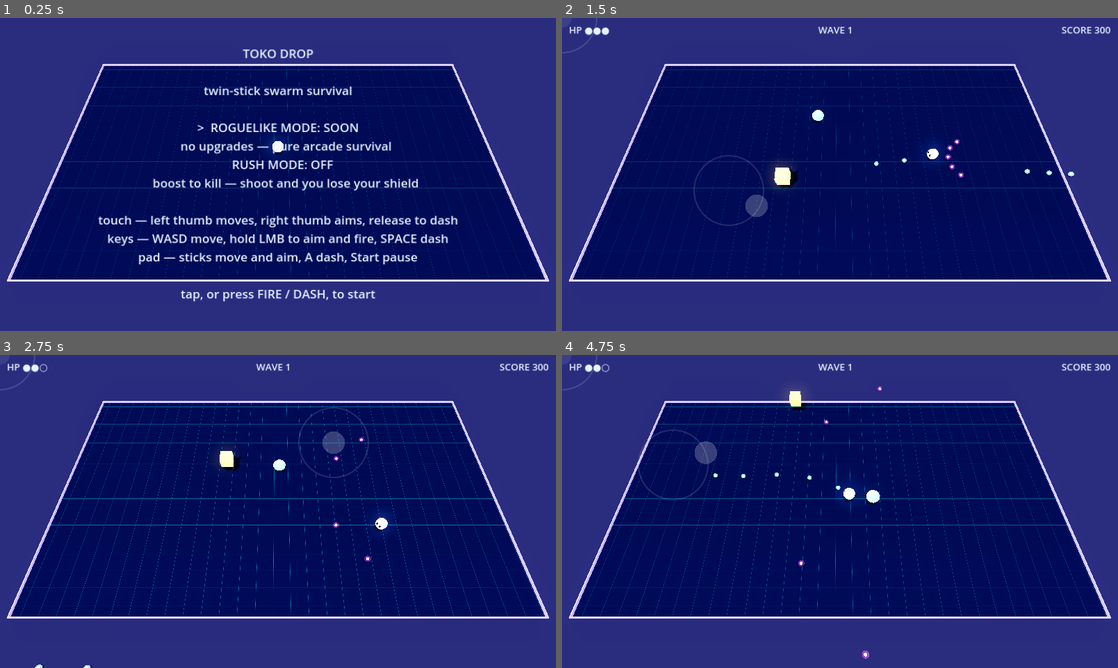
Above: before the commit, frames 1-4 (two rows, left to right).
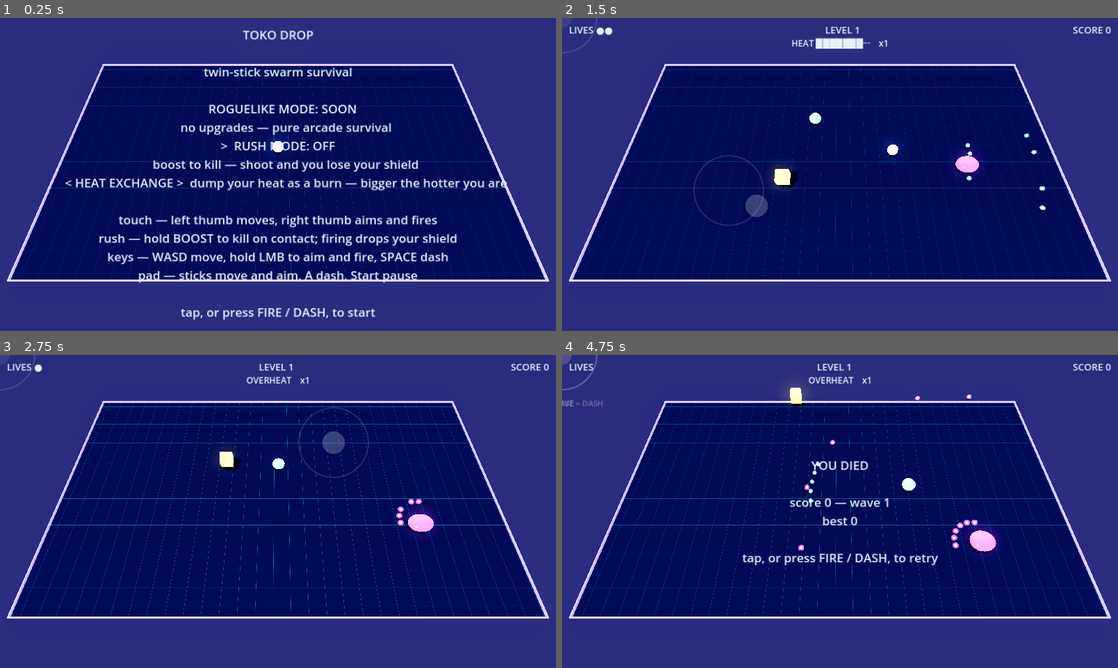
Above: after the commit, the same moments.

Repository: mbace1/toko-drop-godot
Game: Godot game, scene res://scenes/main.tscn
Same seed, same stepped clock (60 frames per second), same inputs: the game is played once before the commit and once after it.
Inputs (mouse positions are in pixels of both pictures, inside the frame that each line leads up to):
- Up to frame 1 (0.25 s): no input
- Up to frame 2 (1.5 s): tap Enter at 0.5 s; move the mouse to (962, 158) at 0.52 s; press the mouse at (962, 158) at 0.53 s; hold D (move_right) 0.53-1.25 s; tap Space (dash) at 0.6 s; release the mouse at (962, 158) at 1.25 s; drag from (728, 190) to (812, 237) at 1.27 s
- Up to frame 3 (2.75 s): move the mouse to (333, 442) at 2.02 s; press the mouse at (333, 442) at 2.03 s; hold D (move_right) from 2.03 s (still down); tap Space (dash) at 2.1 s
- Up to frame 4 (4.75 s): release D (move_right) at 2.75 s; release the mouse at (895, 442) at 2.75 s; drag from (812, 574) to (673, 464) at 2.77 s; move the mouse to (1006, 558) at 3.52 s; hold A (move_left) 3.53-4.25 s; hold Shift 3.53-4.25 s; click (1006, 558) at 3.8 s; drag from (673, 464) to (756, 433) at 4.27 s

The runs differ from the first frame. In frame 1, 11% of the frame differs, in the area x 11-92%, y 4-97%; in frame 2, 1.5%; in frame 3, 1.2%; in frame 4, 3.0%.

Commit message:
Rush Mode: all four abilities, and levels that drive composition
The ability layer is the "weapon synergy" this mode exists to test, so all
four Blade Rush names an achievement for are in, chosen before the run with
left/right on the RUSH row. Each bends the boost/shoot/heat triangle a
different way, which is the point — picking one should change how you play,
not just what you press:

- HEAT EXCHANGE (12s + heat) dumps stored heat as a burn scaled by it and
  clears the overheat lock. Rewards running hot.
- HYPER BOMB (18s) is a wide clear that costs no heat. The panic button.
- OVERCHARGE (20s) gives 6s where boosting and firing are FREE and the chain
  climbs double. Rewards already being safe.
- QUANTUM SHIELD (16s) gives 5s where enemy fire is reflected back as yours —
  the only ability that pays you for standing still and shooting, i.e. for
  doing the thing the mode otherwise punishes.

Levels now drive COMPOSITION, not just a clock. WaveDirector.level_override
makes the Rush level the number the budget, shooter cap and eligible-type
tables read from, so levelling down after losing a life genuinely makes the
next wave easier. Without that, a difficulty that moves both ways only moved
one way in practice.

Menu polish, both from looking at a capture: the ability arrows only appear
on the selected row (arrows you cannot press read as a broken control), and
the caret parks on the first PLAYABLE row instead of a "SOON" one, so
pressing start does what the highlighted line says.

Smoke test 109 -> 127 checks; boots clean.

Co-Authored-By: Claude Sonnet 5 <noreply@anthropic.com>
Claude-Session: https://claude.ai/code/session_01YVYCthnnpMWQ6WawyhARue

Diff:
--- a/scripts/main.gd
+++ b/scripts/main.gd
@@ -330,6 +330,14 @@
 			_process_playing(delta)
 		State.MENU, State.DEAD:
 			# Up/down walks the mode rows; anything else starts the run.
+			# Left/right picks the Rush ability, so the choice is made before
+			# the run rather than mid-fight.
+			if MODE_ROWS[_menu_row]["mode"] == Mode.RUSH \
+					and (Input.is_action_just_pressed("move_left") \
+					or Input.is_action_just_pressed("move_right")):
+				rush.cycle_ability(1 if Input.is_action_just_pressed("move_right") else -1)
+				_msg_label.text = _menu_text()
+				return
 			if Input.is_action_just_pressed("move_down"):
 				_menu_row = mini(_menu_row + 1, MODE_ROWS.size() - 1)
 				_msg_label.text = _menu_text()
@@ -372,39 +380,13 @@
 			var dz := b.z - e.position.z
 			var r := e.radius + 0.15
 			if dx * dx + dz * dz < r * r:
+				# QUANTUM SHIELD turns incoming fire into outgoing fire. It is
+				# the one ability that pays you for standing and shooting.
+				if mode == Mode.RUSH and rush.reflecting():
+					bullets.spawn_dir(b.x, b.z, -b.vx, -b.vz, true)
+					b.alive = false
+					continue
 				b.alive = false
-				var was_max := e.max_hp
-				if e.take_hit(1):
-					audio.play_varied("kill")
-					score += 100 * was_max   # tougher bodies are worth more
-				else:
-					audio.play_varied("hit")
-
-	# Rush: boosting THROUGH a body kills it and chains the multiplier,
-	# instead of costing a life. This one branch is the whole mode.
-	if mode == Mode.RUSH and rush.boosting and player.alive:
-		for e in waves.enemies:
-			if not is_instance_valid(e) or not e.alive:
-				continue
-			var bdx := e.position.x - player.position.x
-			var bdz := e.position.z - player.position.z
-			var br := e.radius + Player.RADIUS
-			if bdx * bdx + bdz * bdz < br * br:
-				var bmax := e.max_hp
-				if e.take_hit(99):
-					rush.add_boost_kill()
-					score += rush.award(100 * bmax)
-					audio.play_varied("kill")
-
-	# Enemy contact vs. player.
-	if player.alive and not player.invincible:
-		for e in waves.enemies:
-			if not is_instance_valid(e) or not e.alive:
-				continue
-			var dx := e.position.x - player.position.x
-			var dz := e.position.z - player.position.z
-			var r := e.radius + Player.RADIUS
-			if dx * dx + dz * dz < r * r:
 				_damage_player()
 				break
 
@@ -445,6 +427,7 @@
 func _process_rush(delta: float, firing: bool) -> void:
 	input_mgr.poll_edges()
 	rush.update(delta, input_mgr.boost_held(), firing)
+	waves.level_override = rush.level
 
 	player.rush_shotgun = true
 	player.rush_speed_mult = rush.speed_mult()
@@ -453,28 +436,39 @@
 	player.rush_invuln = rush.invulnerable(firing)
 
 	if input_mgr.ability_pressed():
-		var r := rush.fire_ability()
-		if r > 0.0:
-			audio.play("dead")
-			for e in waves.enemies:
-				if not is_instance_valid(e) or not e.alive:
-					continue
-				var ax := e.position.x - player.position.x
-				var az := e.position.z - player.position.z
-				if ax * ax + az * az < r * r:
-					var m := e.max_hp
-					if e.take_hit(99):
-						rush.add_boost_kill()
-						score += rush.award(100 * m)
+		_fire_ability()
 
 	if rush.note_score(score):
 		audio.play("wave")
+
+## Fires the selected ability. "burst" kinds damage everything in a radius;
+## "buff" kinds just start a window that other systems read (OVERCHARGE is
+## read by RushRules itself, QUANTUM SHIELD by the bullet loop below).
+func _fire_ability() -> void:
+	var r := rush.fire_ability()
+	if r < 0.0:
+		return                     # not charged, or not hot enough
+	if r == 0.0:
+		audio.play("wave")         # a buff started
+		return
+	audio.play("dead")
+	for e in waves.enemies:
+		if not is_instance_valid(e) or not e.alive:
+			continue
+		var dx := e.position.x - player.position.x
+		var dz := e.position.z - player.position.z
+		if dx * dx + dz * dz < r * r:
+			var m := e.max_hp
+			if e.take_hit(99):
+				rush.add_boost_kill()
+				score += rush.award(100 * m)
 
 func _start_game() -> void:
 	state = State.PLAYING
 	score = 0
 	input_mgr.reset()
 	input_mgr.set_rush(mode == Mode.RUSH)
+	waves.level_override = 0
 	sticks.show_hints = save.runs.is_empty()   # hints for a first-timer only
 	rush.reset()
 	player.rush_shotgun = mode == Mode.RUSH
@@ -513,6 +507,12 @@
 
 func _show_menu() -> void:
 	state = State.MENU
+	# Park the caret on the first PLAYABLE row rather than on a "SOON" one, so
+	# pressing start does what the highlighted line says it will.
+	for r in MODE_ROWS.size():
+		if MODE_ROWS[r]["ready"]:
+			_menu_row = r
+			break
 	_msg_label.text = _menu_text()
 	_msg_label.show()
 
@@ -529,8 +529,14 @@
 			state_txt = "SOON"
 		out.append("%s  %s: %s" % [caret, row["label"], state_txt])
 		out.append("     %s" % row["note"])
+		if row["mode"] == Mode.RUSH:
+			# The < > only appear on the SELECTED row: arrows you cannot press
+			# yet read as a control that is broken.
+			var pick := "< %s >" if i == _menu_row else "  %s  "
+			out.append("     " + (pick % rush.ability_name()) + "  " + rush.ability_blurb())
 	out.append("")
-	out.append("touch \u2014 left thumb moves, right thumb aims, release to dash")
+	out.append("touch — left thumb moves, right thumb aims and fires")
+	out.append("rush — hold BOOST to kill on contact; firing drops your shield")
 	out.append("keys \u2014 WASD move, hold LMB to aim and fire, SPACE dash")
 	out.append("pad \u2014 sticks move and aim, A dash, Start pause")
 	out.append("")
@@ -560,7 +566,7 @@
 		# second FULL bar; a middle dot leaves the empty run obviously empty.
 		var bar := "█".repeat(pips) + "·".repeat(10 - pips)
 		var heat_txt := "OVERHEAT" if rush.overheated_now else "HEAT " + bar
-		var ab := "   HEAT EXCHANGE READY" if rush.ability_ready() else ""
+		var ab := "   " + rush.ability_name() + " READY" if rush.ability_ready() else ""
 		_rush_label.text = "%s    x%d%s" % [heat_txt, rush.multiplier, ab]
 	else:
 		_hp_label.text = "HP " + "●".repeat(maxi(player.hp, 0)) + "○".repeat(maxi(player.max_hp - player.hp, 0))
--- a/scripts/rush_rules.gd
+++ b/scripts/rush_rules.gd
@@ -1,26 +1,24 @@
 ## rush_rules.gd — the Rush Mode ruleset.
 ##
 ## Rush is its own ruleset (owner direction), not a toggle on classic. It owns
-## heat, boost, the combo multiplier, lives and the difficulty level; main.gd
-## branches into it and leaves the classic loop alone.
-##
-## See RUSH_MODE.md for the research this is built from. The two sentences that
-## decide the whole design are the developer's own, from Blade Rush's patch
-## notes:
+## heat, boost, the combo multiplier, lives, the difficulty level and the
+## ability; main.gd branches into it and leaves the classic loop alone.
+##
+## See RUSH_MODE.md for the research. The two sentences that decide the whole
+## design are the Blade Rush developer's own, from its patch notes:
 ##
 ##   "the intended playstyle of PRIORITISING BOOSTING OVER SHOOTING"
 ##   "boost invulnerability ends (either naturally or from DISABLING IT BY
 ##    SHOOTING)"
 ##
 ## So boost is the good option and the gun is the fallback, and the two cannot
-## be used at once. The loop that falls out:
+## be used at once:
 ##
 ##   boost  -> safe (invulnerable), kills on contact, builds the multiplier,
 ##             but HEATS you fast
-##   shoot  -> always available, but drops your invulnerability the moment you
-##             pull the trigger
+##   shoot  -> always available, but drops your shield the moment you fire
 ##   hot    -> boost locks out; you are left holding the gun until you cool
-##   ability-> dump the heat back out as damage, so running hot is a CHOICE
+##   ability-> four of them, and each one bends that triangle differently
 class_name RushRules
 extends Node
 
@@ -35,7 +33,6 @@
 
 # ── Boost ───────────────────────────────────────────────────────────────────
 const BOOST_SPEED := 17.0           # vs 6.0 walking; the dash's 26 was a blink
-const BOOST_KILL_COOLDOWN := 0.12   # per-enemy, so one pass is not 60 hits
 
 # ── Multiplier ──────────────────────────────────────────────────────────────
 const MULT_MAX := 100               # Blade Rush's "100x Combo" achievement
@@ -51,25 +48,55 @@
 ## shows "level up / level down" text. So levels advance on a lengthening
 ## clock and drop back when you lose a life.
 const LEVEL_SECONDS := [60.0, 90.0]
-const LEVEL_SECONDS_STEP := 30.0    # every level past the table adds this
-
-# ── Heat Exchange ───────────────────────────────────────────────────────────
-## The ability that closes the loop: spend the heat you built as damage. Radius
-## scales with how hot you were, so the reward for running hot is real.
-const ABILITY_CHARGE_SEC := 12.0
-const ABILITY_MIN_HEAT := 0.25
-const ABILITY_RADIUS_BASE := 2.6
-const ABILITY_RADIUS_PER_HEAT := 5.0
+const LEVEL_SECONDS_STEP := 30.0
+
+# ── Abilities ───────────────────────────────────────────────────────────────
+## All four Blade Rush names an achievement for. Each one bends the
+## boost/shoot/heat triangle in a different direction, which is the point:
+## picking one should change how you play, not just what you press.
+##
+##   HEAT_EXCHANGE  — spend the heat you built as a burn. Rewards running hot.
+##   HYPER_BOMB     — a big clear that costs no heat. The panic button.
+##   OVERCHARGE     — a window where boosting is FREE (no heat) and the chain
+##                    climbs double. Rewards already being safe.
+##   QUANTUM_SHIELD — a window where enemy fire is REFLECTED back as yours.
+##                    The only one that rewards standing still and shooting.
+enum Ability { HEAT_EXCHANGE, HYPER_BOMB, OVERCHARGE, QUANTUM_SHIELD }
+
+const ABILITY_DEF := {
+	Ability.HEAT_EXCHANGE: {
+		"name": "HEAT EXCHANGE", "charge": 12.0, "min_heat": 0.25,
+		"kind": "burst", "radius": 2.6, "radius_per_heat": 5.0,
+		"blurb": "dump your heat as a burn — bigger the hotter you are",
+	},
+	Ability.HYPER_BOMB: {
+		"name": "HYPER BOMB", "charge": 18.0, "min_heat": 0.0,
+		"kind": "burst", "radius": 8.5, "radius_per_heat": 0.0,
+		"blurb": "a wide clear that costs no heat — the panic button",
+	},
+	Ability.OVERCHARGE: {
+		"name": "OVERCHARGE", "charge": 20.0, "min_heat": 0.0,
+		"kind": "buff", "duration": 6.0,
+		"blurb": "6s of free boosting, and the chain climbs double",
+	},
+	Ability.QUANTUM_SHIELD: {
+		"name": "QUANTUM SHIELD", "charge": 16.0, "min_heat": 0.0,
+		"kind": "buff", "duration": 5.0,
+		"blurb": "5s where enemy fire is reflected back as yours",
+	},
+}
 
 signal level_changed(level: int, went_up: bool)
 signal overheated()
 signal life_lost(lives_left: int)
-signal ability_fired(radius: float)
+signal ability_fired(kind: String, radius: float)
+
+var ability: int = Ability.HEAT_EXCHANGE
 
 var heat := 0.0
 var overheated_now := false
 var boosting := false
-var boost_blocked := false      # true while overheated
+var boost_blocked := false
 
 var multiplier := 1
 var mult_t := 0.0
@@ -80,7 +107,30 @@
 var run_t := 0.0
 
 var ability_charge := 0.0
+var buff_t := 0.0
 var _next_extra_life := EXTRA_LIFE_EVERY
+
+func def() -> Dictionary:
+	return ABILITY_DEF[ability]
+
+func ability_name() -> String:
+	return def()["name"]
+
+func ability_blurb() -> String:
+	return def()["blurb"]
+
+func charge_time() -> float:
+	return def()["charge"]
+
+## True while a timed ability is running.
+func buff_active() -> bool:
+	return buff_t > 0.0
+
+func overcharged() -> bool:
+	return buff_active() and ability == Ability.OVERCHARGE
+
+func reflecting() -> bool:
+	return buff_active() and ability == Ability.QUANTUM_SHIELD
 
 func reset() -> void:
 	heat = 0.0
@@ -94,7 +144,12 @@
 	level_t = 0.0
 	run_t = 0.0
 	ability_charge = 0.0
+	buff_t = 0.0
 	_next_extra_life = EXTRA_LIFE_EVERY
+
+func cycle_ability(step: int) -> void:
+	var n := ABILITY_DEF.size()
+	ability = (ability + step + n) % n
 
 func level_duration(n: int) -> float:
 	if n <= LEVEL_SECONDS.size():
@@ -102,18 +157,21 @@
 	return LEVEL_SECONDS[LEVEL_SECONDS.size() - 1] \
 		+ LEVEL_SECONDS_STEP * float(n - LEVEL_SECONDS.size())
 
-## `want_boost` is the held input; `firing` is whether the trigger is down this
-## frame. Returns nothing — read `boosting` / `invulnerable()` after calling.
+## `want_boost` is the held input; `firing` is whether the trigger is down.
 func update(delta: float, want_boost: bool, firing: bool) -> void:
 	run_t += delta
 
-	# Boost is only available when not locked out by heat.
+	if buff_t > 0.0:
+		buff_t = maxf(0.0, buff_t - delta)
+
 	boosting = want_boost and not boost_blocked
-	if boosting:
+	# OVERCHARGE's whole point: boosting stops costing anything for its window.
+	var free_boost := overcharged()
+	if boosting and not free_boost:
 		heat += HEAT_PER_BOOST_SEC * delta
-	else:
+	elif not boosting:
 		heat -= COOL_PER_SEC * delta
-	if firing:
+	if firing and not free_boost:
 		heat += HEAT_PER_SHOT
 
 	heat = clampf(heat, 0.0, HEAT_MAX)
@@ -134,8 +192,8 @@
 		if mult_t <= 0.0:
 			multiplier = 1
 
-	if ability_charge < ABILITY_CHARGE_SEC:
-		ability_charge = minf(ABILITY_CHARGE_SEC, ability_charge + delta)
+	if ability_charge < charge_time():
+		ability_charge = minf(charge_time(), ability_charge + delta)
 
 	level_t += delta
 	if level_t >= level_duration(level):
@@ -152,10 +210,10 @@
 
 ## A kill made by boosting through a body. Ordinary gunfire does not chain.
 func add_boost_kill() -> void:
-	multiplier = mini(MULT_MAX, multiplier + 1)
+	var step := 2 if overcharged() else 1
+	multiplier = mini(MULT_MAX, multiplier + step)
 	mult_t = MULT_WINDOW
 
-## Any pickup/bonus refreshes the chain window without raising it.
 func refresh_chain() -> void:
 	if multiplier > 1:
 		mult_t = MULT_WINDOW
@@ -174,22 +232,29 @@
 	return lives <= 0
 
 func ability_ready() -> bool:
-	return ability_charge >= ABILITY_CHARGE_SEC and heat >= ABILITY_MIN_HEAT
-
-## Dumps all stored heat outward. Returns the burn radius, or 0 if not ready.
+	return ability_charge >= charge_time() and heat >= float(def()["min_heat"])
+
+## Fires the selected ability. Returns a radius for "burst" kinds (0 for
+## buffs, which set buff_t instead), or -1.0 when it was not ready.
 func fire_ability() -> float:
 	if not ability_ready():
-		return 0.0
-	var r := ABILITY_RADIUS_BASE + ABILITY_RADIUS_PER_HEAT * heat
-	heat = 0.0
-	boost_blocked = false
-	overheated_now = false
+		return -1.0
+	var d := def()
 	ability_charge = 0.0
-	ability_fired.emit(r)
-	return r
-
-## Awards score at the current multiplier and hands out extra lives.
-## Returns the points actually added.
+	if d["kind"] == "burst":
+		var r: float = float(d["radius"]) + float(d["radius_per_heat"]) * heat
+		# Spending the heat is what makes HEAT_EXCHANGE a choice rather than a
+		# freebie; HYPER_BOMB has radius_per_heat 0 and keeps your heat.
+		if float(d["radius_per_heat"]) > 0.0:
+			heat = 0.0
+			boost_blocked = false
+			overheated_now = false
+		ability_fired.emit("burst", r)
+		return r
+	buff_t = float(d["duration"])
+	ability_fired.emit("buff", 0.0)
+	return 0.0
+
 func award(base: int) -> int:
 	return base * multiplier
 
--- a/scripts/wave_director.gd
+++ b/scripts/wave_director.gd
@@ -67,6 +67,10 @@
 const REV_POOL_GUARD := 240
 
 var wave := 0
+## Rush Mode drives difficulty from its own LEVEL rather than from how many
+## waves have been cleared, so that levelling down actually makes the next
+## wave easier. 0 = off (classic uses `wave`).
+var level_override := 0
 var half_x := 9.0
 var half_z := 9.0
 var target: Node3D
@@ -93,14 +97,20 @@
 func body_cap_for(w: int) -> int:
 	return mini(BODY_CAP_MAX, BODY_CAP_BASE + BODY_CAP_PER * w)
 
+## The number difficulty is read from: the Rush level when one is set,
+## otherwise the wave count.
+func difficulty() -> int:
+	return level_override if level_override > 0 else wave
+
 func start_wave() -> void:
 	wave += 1
-	var budget := budget_for(wave)
-	var shooters_left := shooter_cap_for(wave)
-	var bodies_left := body_cap_for(wave)
+	var d := difficulty()
+	var budget := budget_for(d)
+	var shooters_left := shooter_cap_for(d)
+	var bodies_left := body_cap_for(d)
 
 	var picks: Array[String] = []
-	var eligible := _eligible_for(wave)
+	var eligible := _eligible_for(d)
 	# Spend the budget. Bail out when nothing affordable is left rather than
 	# looping forever on an unspendable remainder.
 	while budget > 0.0 and bodies_left > 0:
--- a/tests/smoke.gd
+++ b/tests/smoke.gd
@@ -350,22 +350,78 @@
 		r.update(1.0, false, false)
 	_check(r.level == 2, "surviving the clock levels you up")
 
-	# --- Heat Exchange: spends the heat you built --------------------------
-	r.reset()
-	_check(not r.ability_ready(), "the ability is not ready from cold")
-	r.ability_charge = RushRules.ABILITY_CHARGE_SEC
+	# --- the four abilities, each bending the triangle differently ---------
+	r.reset()
+	r.ability = RushRules.Ability.HEAT_EXCHANGE
+	_check(not r.ability_ready(), "an ability is not ready from cold")
+	_check(r.fire_ability() < 0.0, "firing it unready reports failure")
+
+	r.ability_charge = r.charge_time()
+	_check(not r.ability_ready(), "HEAT EXCHANGE also needs HEAT, not just charge")
 	r.heat = 0.8
 	_check(r.ability_ready(), "charged and hot, it is ready")
 	var rad := r.fire_ability()
-	_check(rad > RushRules.ABILITY_RADIUS_BASE, "its radius scales with the heat spent")
+	_check(rad > 2.6, "its radius scales with the heat spent (%.1f)" % rad)
 	_check(is_equal_approx(r.heat, 0.0), "and it dumps the heat")
+	_check(not r.boost_blocked, "which also clears an overheat lock")
 	_check(not r.ability_ready(), "it needs recharging afterwards")
+
+	# HYPER BOMB is the panic button: wide, and it costs no heat at all.
+	r.reset()
+	r.ability = RushRules.Ability.HYPER_BOMB
+	r.ability_charge = r.charge_time()
+	_check(r.ability_ready(), "HYPER BOMB is ready with no heat at all")
+	r.heat = 0.6
+	var bomb := r.fire_ability()
+	_check(bomb > rad, "HYPER BOMB clears wider than HEAT EXCHANGE")
+	_check(is_equal_approx(r.heat, 0.6), "and it does NOT spend your heat")
+
+	# OVERCHARGE: boosting stops costing anything, and the chain climbs double.
+	r.reset()
+	r.ability = RushRules.Ability.OVERCHARGE
+	r.ability_charge = r.charge_time()
+	_check(is_equal_approx(r.fire_ability(), 0.0), "a buff ability returns no radius")
+	_check(r.buff_active() and r.overcharged(), "OVERCHARGE starts a window")
+	var h_before := r.heat
+	for i in 30:
+		r.update(1.0 / 60.0, true, true)
+	_check(is_equal_approx(r.heat, h_before), "boosting is FREE while overcharged")
+	r.add_boost_kill()
+	_check(r.multiplier == 3, "and the chain climbs double (+2)")
+	for i in 500:
+		r.update(1.0 / 60.0, false, false)
+	_check(not r.buff_active(), "the window closes on its own")
+
+	# QUANTUM SHIELD: the reflect window. main.gd reads reflecting().
+	r.reset()
+	r.ability = RushRules.Ability.QUANTUM_SHIELD
+	r.ability_charge = r.charge_time()
+	r.fire_ability()
+	_check(r.reflecting(), "QUANTUM SHIELD starts a reflect window")
+	_check(not r.overcharged(), "and is not confused with OVERCHARGE")
+
+	# Cycling wraps, so a single input can walk the whole list.
+	r.ability = RushRules.Ability.HEAT_EXCHANGE
+	r.cycle_ability(-1)
+	_check(r.ability == RushRules.Ability.QUANTUM_SHIELD, "ability selection wraps")
+	r.cycle_ability(1)
+	_check(r.ability == RushRules.Ability.HEAT_EXCHANGE, "and wraps back")
 
 	# --- extra lives -------------------------------------------------------
 	r.reset()
 	_check(not r.note_score(10), "a small score earns nothing")
 	_check(r.note_score(RushRules.EXTRA_LIFE_EVERY), "crossing the threshold grants a life")
 	_check(r.lives == RushRules.LIVES_START + 1, "and the life is real")
+
+	# --- Rush levels drive the wave director ------------------------------
+	var wd := WaveDirector.new()
+	root.add_child(wd)
+	wd.wave = 9
+	_check(wd.difficulty() == 9, "with no override the director reads its wave count")
+	wd.level_override = 3
+	_check(wd.difficulty() == 3, "a Rush level overrides it")
+	_check(wd.budget_for(wd.difficulty()) < wd.budget_for(9),
+		"so levelling DOWN really does make the next wave easier")
 
 func _test_wave_budget(root: Node3D) -> void:
 	var wd := WaveDirector.new()
Not shown, changed: PORT_STATUS.md
Not shown, changed: RUSH_MODE.md
